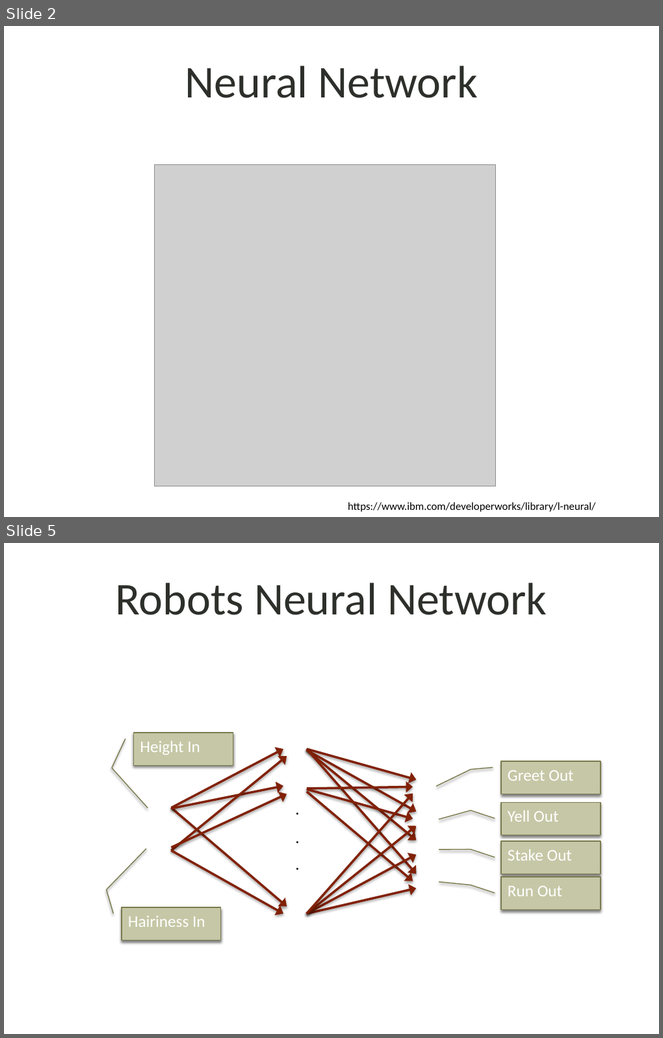
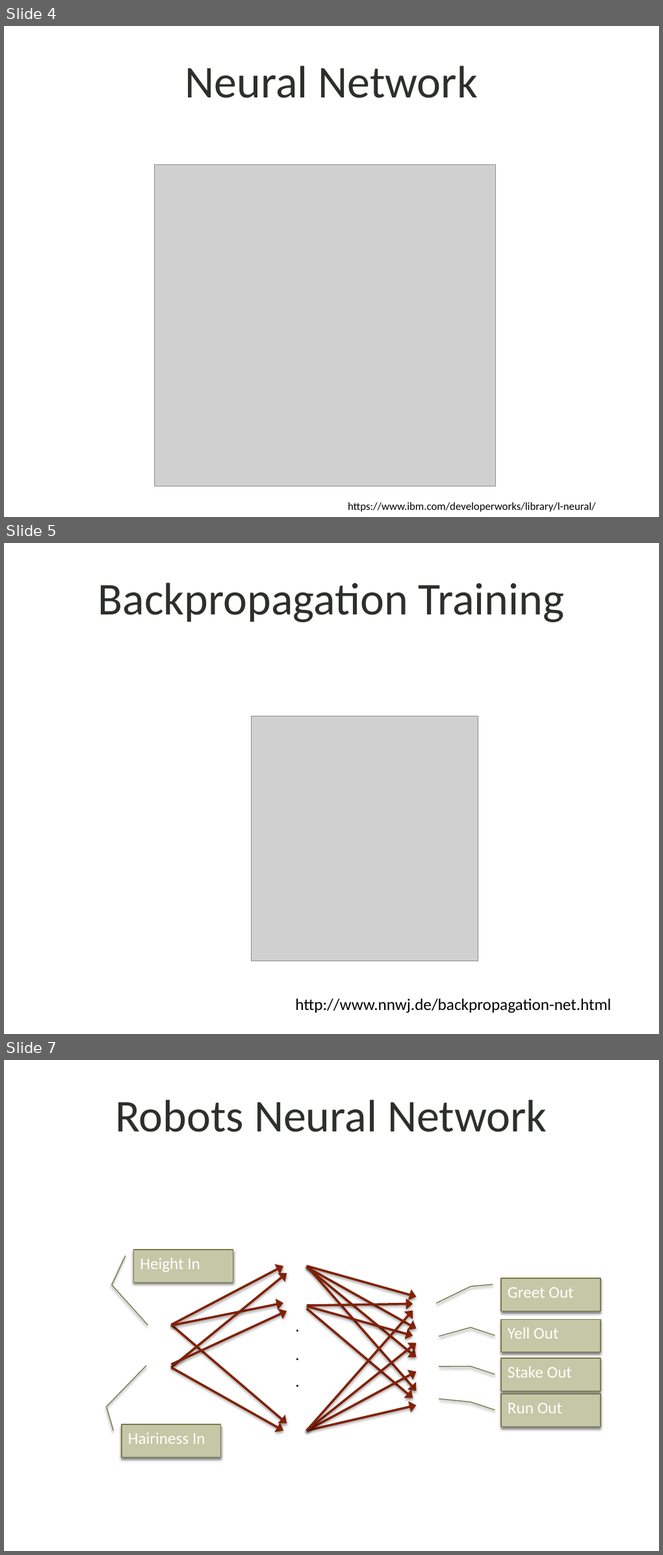
Before and after one commit to fizzyD/good_robot, a slide deck: src/WellBehavedRobot.pptx. Shown one above the other, each under a label of ours: slides 2 and 5 before the commit, slides 4, 5 and 7 after it; the slides between them are not shown. The pictures are 663x1038 and 663x1555 pixels, drawn with LibreOffice and Linux fonts; fonts in the diff are those of the drawing; grey boxes stand for pictures; background and template pictures are left out. Boxes give left, top, right and bottom in pixels: in the first picture for what was removed or moved away, otherwise in the second. Text is boxed around its words. In the diff, an @@ line names an element or a change of style, - is before the commit and + after.

```diff
--- a/src/WellBehavedRobot.pptx
+++ b/src/WellBehavedRobot.pptx
@@ slide 5 added at (4, 543, 659, 1034), background picture (left out) @@
@@ title added at (98, 583, 565, 622), 50 pt, text #2D2F2B @@
+Backpropagation Training
@@ picture added at (251, 717, 478, 962) @@
@@ text added at (295, 999, 611, 1014), 18 pt, text #000000 @@
+http://www.nnwj.de/backpropagation-net.html
@@ what was slide 2 is now slide 4 @@
@@ what was slide 5 is now slide 7 @@
```
Also in this commit, not shown: 2 slides changed, 2 other slides added, 2 slides removed, 1 other file.
